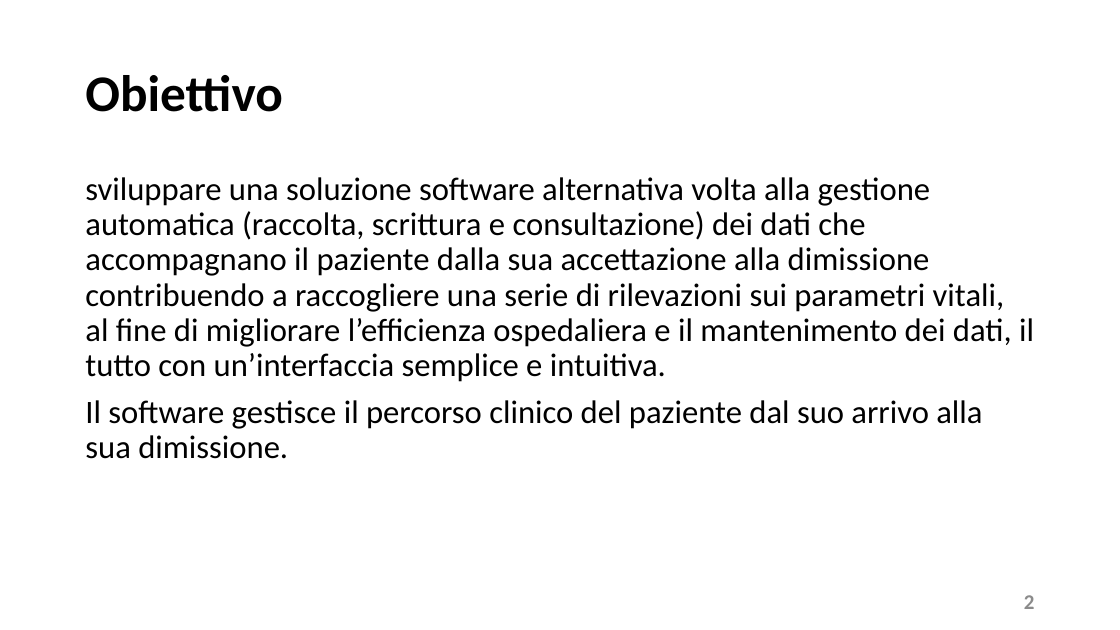
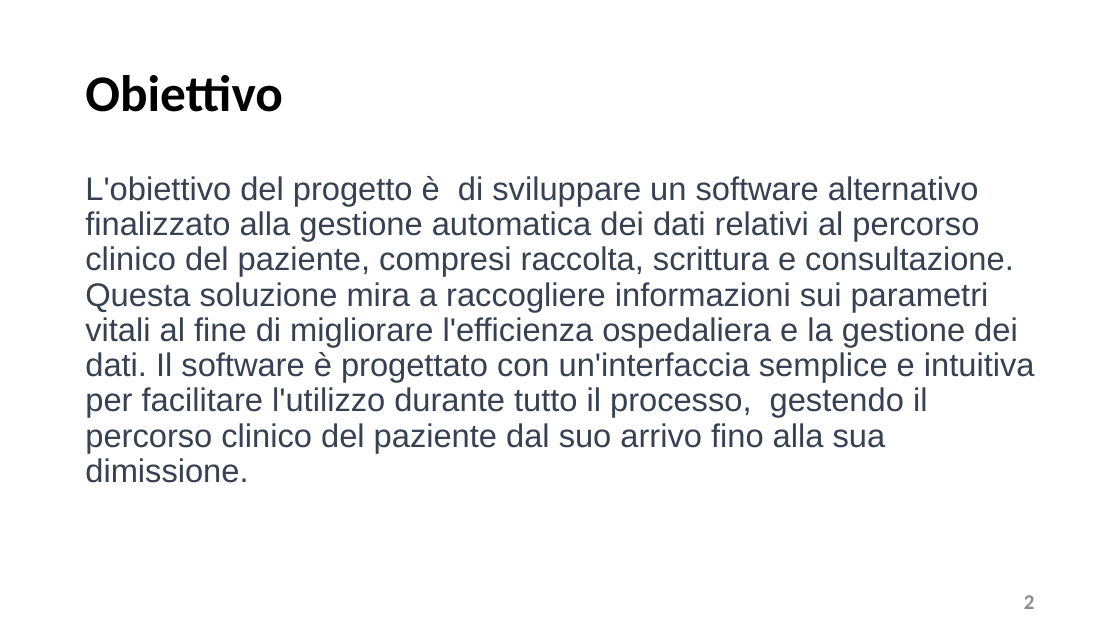
Before and after one commit to FilippoBolis/MED_Progetto_Ing_Software_23_24, a slide deck: slide 2 of MED/doc/Presentazione M.E.D.pptx. Drawn at 1120x630 pixels with LibreOffice and Linux fonts; fonts in the diff are those of the drawing. Boxes give left, top, right and bottom in pixels: in the first picture for what was removed or moved away, otherwise in the second. Text is boxed around its words. In the diff, an @@ line names an element or a change of style, - is before the commit and + after.

```diff
--- a/MED/doc/Presentazione M.E.D.pptx
+++ b/MED/doc/Presentazione M.E.D.pptx
@@ text at (85,176,1035,483): text changed; font Calibri to Arial; text colour #000000 to #374151 @@
-sviluppare una soluzione software alternativa volta alla gestione automatica (raccolta, scrittura e consultazione) dei dati che accompagnano il paziente dalla sua accettazione alla dimissione contribuendo a raccogliere una serie di rilevazioni sui parametri vitali, al fine di migliorare l’efficienza ospedaliera e il mantenimento dei dati, il tutto con un’interfaccia semplice e intuitiva.
-Il software gestisce il percorso clinico del paziente dal suo arrivo alla sua dimissione.
+L'obiettivo del progetto è di sviluppare un software alternativo finalizzato alla gestione automatica dei dati relativi al percorso clinico del paziente, compresi raccolta, scrittura e consultazione. Questa soluzione mira a raccogliere informazioni sui parametri vitali al fine di migliorare l'efficienza ospedaliera e la gestione dei dati. Il software è progettato con un'interfaccia semplice e intuitiva per facilitare l'utilizzo durante tutto il processo, gestendo il percorso clinico del paziente dal suo arrivo fino alla sua dimissione.
```
Also in this commit, not shown: 3 other slides changed.
